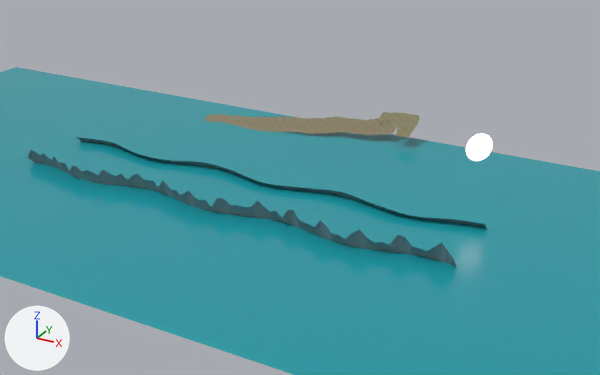
One commit to the glTF model frontend/projects/ride/public/courses/bealach.glb: the scene before it, then after it.
The view is the same before and after, from a 50 mm camera at (17018.0, -24065.0, 10171.0) aimed at (5366.0, -2880.0, -421.0). The lights are fixed; the arrows at lower left show +X, +Y and +Z. The first picture is the older version. Where no turn or scale is listed for an object, it has been applied to the vertices. Vertices at exactly the same position are counted once.

Objects in the first picture: 'Peaks', 'Sea', 'Sun' and 10 more.
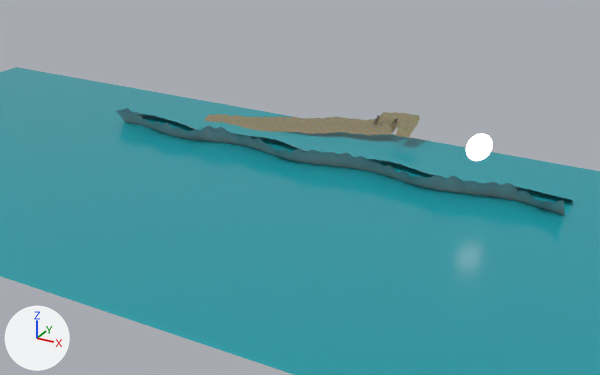
Where the newer file only moved an object's origin or applied its transform, the numbers keep the older frame.

Boxes [x1, y1, x2, y2] around the edits, measured in the pictures (600 x 375 px):
'Peaks', reshaped, moved, rescaled (18% shorter): before [27, 137, 487, 267]; after [116, 108, 572, 215]
part 1 of me_peaks, rebuilt: before [76, 137, 487, 228]; after [140, 114, 572, 201]
part 2 of me_peaks, rebuilt (8% shorter): before [27, 150, 457, 267]; after [116, 108, 565, 215]

The change, as a list of edits to the scene's bpy script:
```text
Change me_peaks:
    used by ob_peaks; location = (-2800.0, -3650.0, -14.0); scale = (14400.0, 3040.0, 691.0)
    remove me_peaks.from_pydata(...)  # 308 vertices, 304 faces; spans x 0.0..1.0, y -1.0..0.0, z 0.0..1.0
    add me_peaks.from_pydata(...)  # 1248 vertices, 1860 faces; spans x 0.0..1.0, y -1.0..0.0, z 0.0..1.0
    me_peaks part 1: the loose piece of 154 vertices spanning x 0.0..1.0, y -0.211..0.0, z 0.0..0.373 is rebuilt with 624 vertices and now spans x 0.0..1.0, y -0.479..0.0, z 0.0..0.38
    me_peaks part 2: the loose piece of 154 vertices spanning x 0.0..1.0, y -1.0..-0.789, z 0.0..1.0 is rebuilt with 624 vertices and now spans x 0.0..1.0, y -1.0..-0.521, z 0.0..1.0
Change ob_peaks:
    ob_peaks.location: (-2800.0, -3650.0, -14.0) -> (-2816.0, -610.0, -10.0)
    ob_peaks.scale: (14400.0, 3040.0, 691.0) -> (16100.0, 1710.0, 747.0)
```
